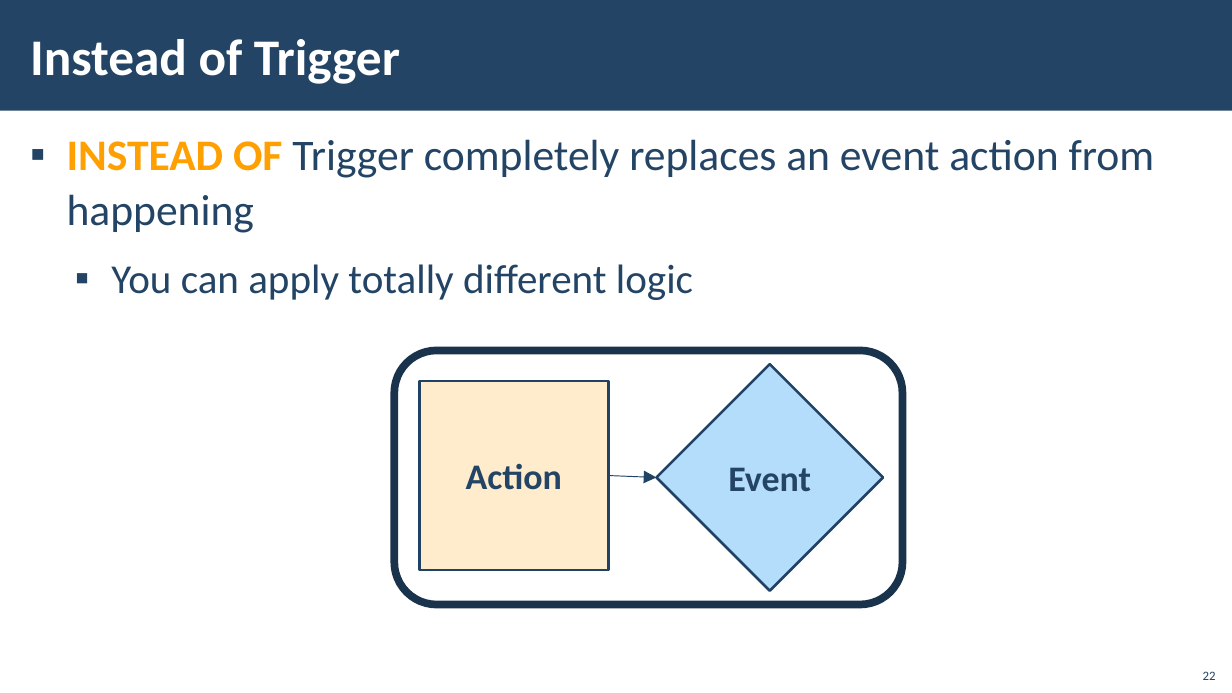
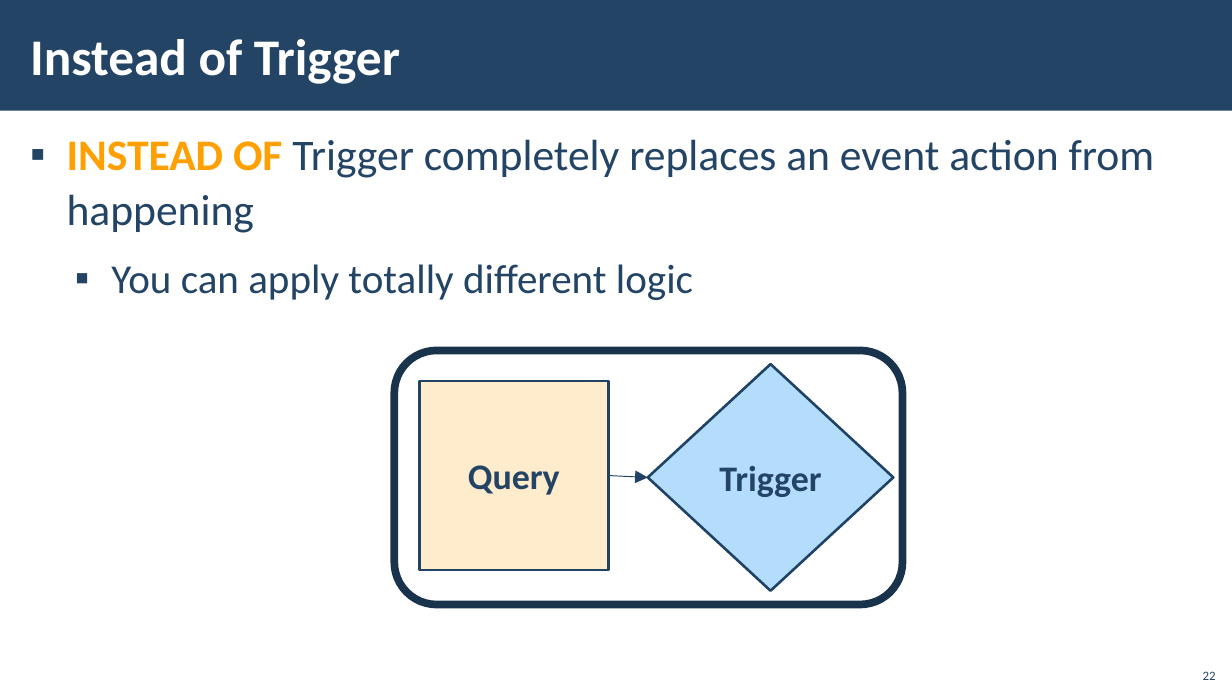
Before and after one commit to ErayErol/Software-University-Courses, a slide deck: slide 22 of 2021.01 - [ MS SQL Server ]/15 - [ Triggers and Transactions - LAB ]/00 - [ Resources ]/Presentation.pptx. Drawn at 1232x693 pixels with LibreOffice and Linux fonts; fonts in the diff are those of the drawing; background and template pictures are left out. Boxes give left, top, right and bottom in pixels: in the first picture for what was removed or moved away, otherwise in the second. Text is boxed around its words. In the diff, an @@ line names an element or a change of style, - is before the commit and + after.

```diff
--- a/2021.01 - [ MS SQL Server ]/15 - [ Triggers and Transactions - LAB ]/00 - [ Resources ]/Presentation.pptx
+++ b/2021.01 - [ MS SQL Server ]/15 - [ Triggers and Transactions - LAB ]/00 - [ Resources ]/Presentation.pptx
@@ diamond "Trigger": place and size @@
-diamond "Trigger" at (656,364,883,591)
+diamond "Trigger" at (648,364,894,591)
@@ text in rectangle at (468,465,560,495): text changed @@
-Action
+Query
@@ arrow moved from (608, 476) - (656, 478) to (608, 476) - (648, 478) @@
@@ text in diamond at (719,466,821,497): text changed @@
-Event
+Trigger
```
Also in this commit, not shown: 5 other slides changed, 6 other files.
